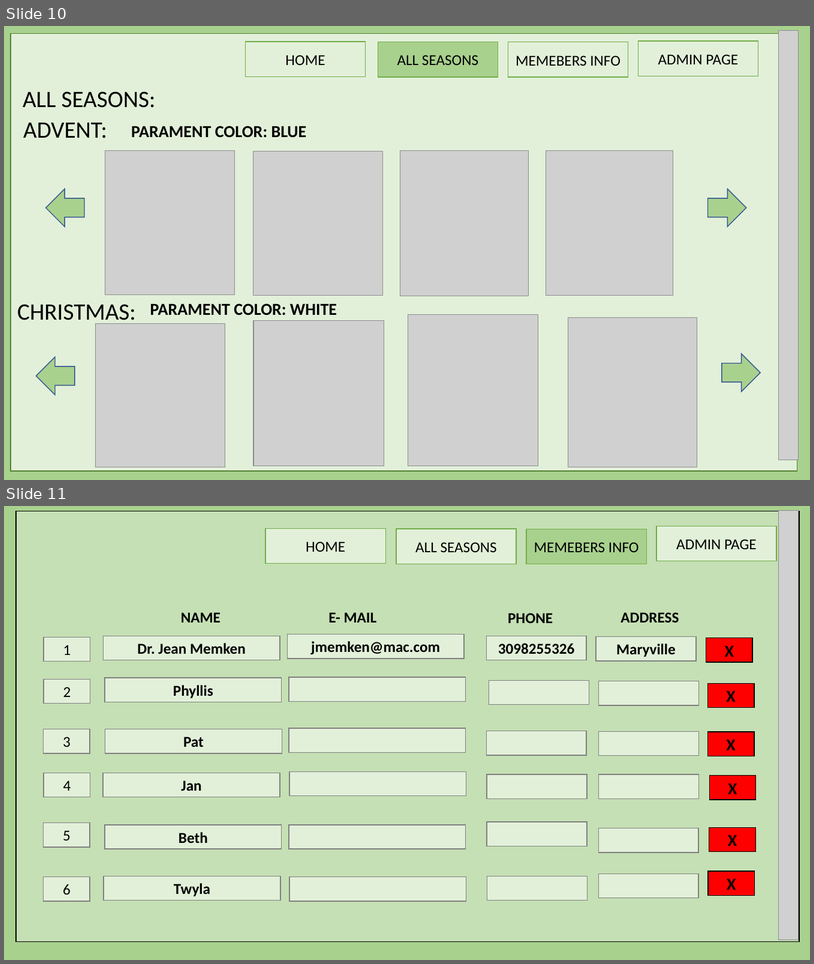
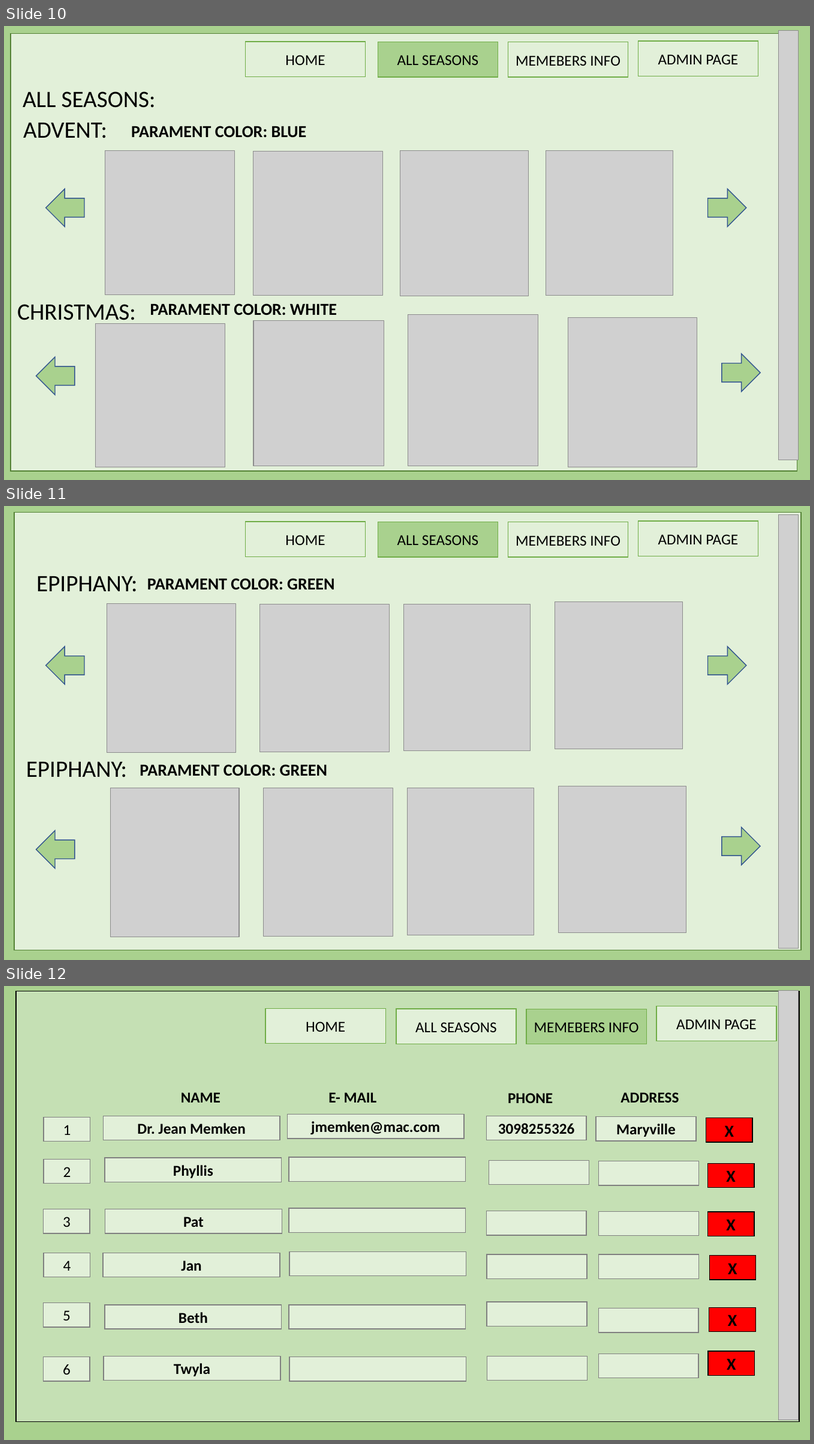
Before and after one commit to harishvavilala/Betterhappo, a slide deck: Powerpoints/BannerManagment.pptx. Shown one above the other, each under a label of ours: slides 10 and 11 before the commit, slides 10, 11 and 12 after it. The pictures are 814x964 and 814x1444 pixels, drawn with LibreOffice and Linux fonts; fonts in the diff are those of the drawing; grey boxes stand for pictures. Boxes give left, top, right and bottom in pixels: in the first picture for what was removed or moved away, otherwise in the second. Text is boxed around its words. In the diff, an @@ line names an element or a change of style, - is before the commit and + after.

Commit message:
Added All Seasons second page

```diff
--- a/Powerpoints/BannerManagment.pptx
+++ b/Powerpoints/BannerManagment.pptx
@@ slide 11 added at [4,506,810,960], background #A9D18E @@
@@ rectangle added at [14,513,802,950], fill #E2F0D9, outline #548235 1 pt @@
@@ rectangle added at [245,522,366,557], fill #E2F0D9, outline #70AD47 1 pt, 18 pt, text #000000 @@
+HOME
@@ rectangle added at [378,522,498,557], fill #A9D18E, outline #70AD47 1 pt, 18 pt, text #000000 @@
+ALL SEASONS
@@ rectangle added at [509,522,629,558], fill #E2F0D9, outline #70AD47 1 pt, 18 pt, text #000000 @@
+MEMEBERS INFO
@@ rectangle added at [639,521,759,556], fill #E2F0D9, outline #70AD47 1 pt, 18 pt, text #000000 @@
+ADMIN PAGE
@@ picture added at [780,515,799,948] @@
@@ text added at [36,576,137,592], 28 pt, text #000000 @@
+EPIPHANY:
@@ text added at [147,578,335,590], 20 pt, text #000000, bold @@
+PARAMENT COLOR: GREEN
@@ picture added at [107,604,236,753] @@
@@ picture added at [260,604,389,752] @@
@@ picture added at [404,604,531,750] @@
@@ picture added at [555,602,683,748] @@
@@ right arrow added at [46,646,84,684], fill #A9D18E, outline #325491 1 pt @@
@@ right arrow added at [708,646,747,684], fill #A9D18E, outline #325491 1 pt @@
@@ text added at [26,762,127,777], 28 pt, text #000000 @@
+EPIPHANY:
@@ text added at [140,764,327,775], 20 pt, text #000000, bold @@
+PARAMENT COLOR: GREEN
@@ picture added at [110,788,239,937] @@
@@ picture added at [264,788,393,936] @@
@@ picture added at [408,788,534,934] @@
@@ picture added at [559,786,687,933] @@
@@ right arrow added at [722,827,761,865], fill #A9D18E, outline #325491 1 pt @@
@@ right arrow added at [36,830,75,868], fill #A9D18E, outline #325491 1 pt @@
@@ what was slide 11 is now slide 12 @@
```
